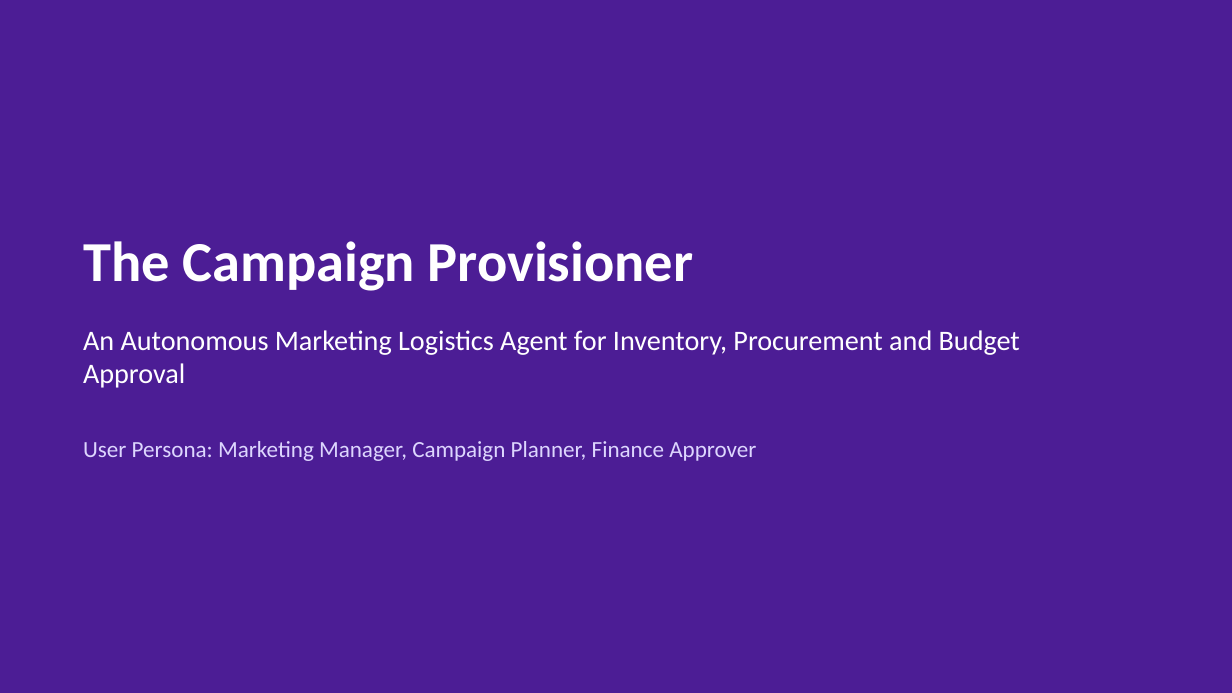
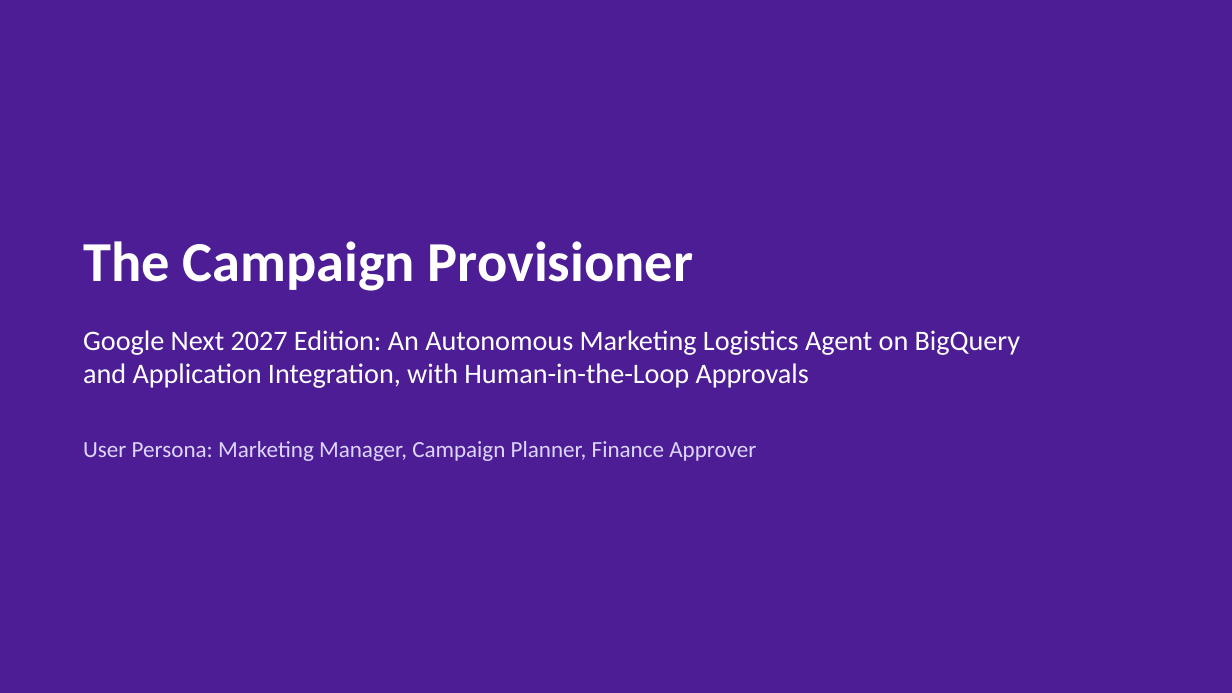
Before and after one commit to DasBalvinderDas/market-campaign-agent, a slide deck: slide 1 of docs/Campaign_Provisioner_Management_Deck.pptx. Drawn at 1232x693 pixels with LibreOffice and Linux fonts; fonts in the diff are those of the drawing. Boxes give left, top, right and bottom in pixels: in the first picture for what was removed or moved away, otherwise in the second. Text is boxed around its words. In the diff, an @@ line names an element or a change of style, - is before the commit and + after.

```diff
--- a/docs/Campaign_Provisioner_Management_Deck.pptx
+++ b/docs/Campaign_Provisioner_Management_Deck.pptx
@@ text at (x1=83, y1=330, x2=1020, y2=388): text changed @@
-An Autonomous Marketing Logistics Agent for Inventory, Procurement and Budget Approval
+Google Next 2027 Edition: An Autonomous Marketing Logistics Agent on BigQuery and Application Integration, with Human-in-the-Loop Approvals
```
Also in this commit, not shown: 2 other slides changed, 2 other files.
